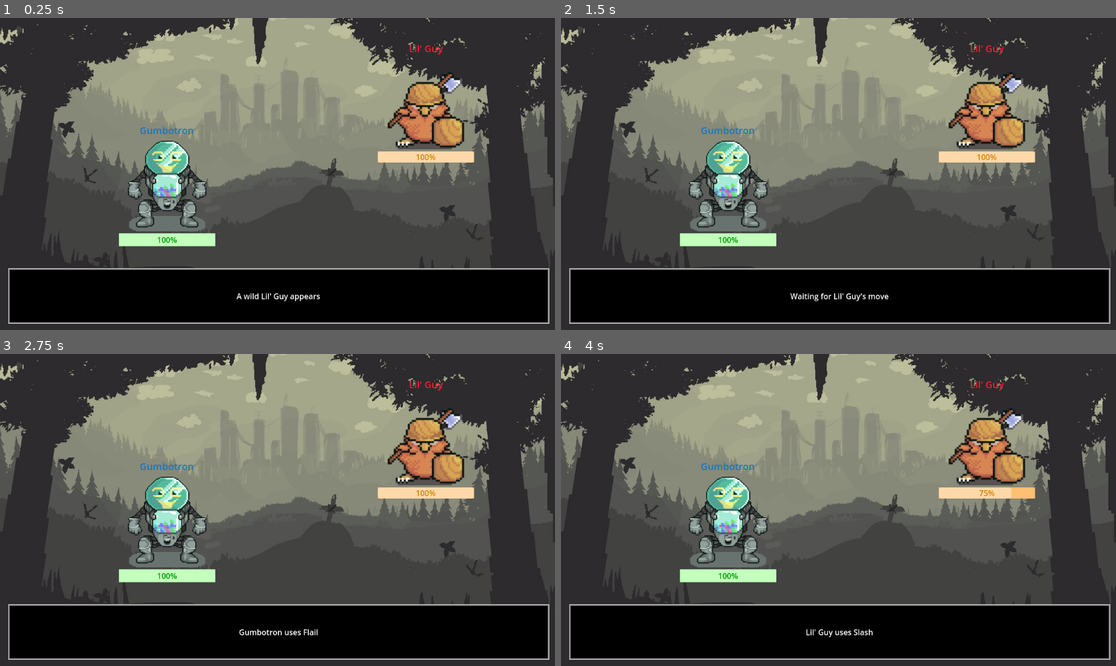
Above: before the commit, frames 1-4 (two rows, left to right).
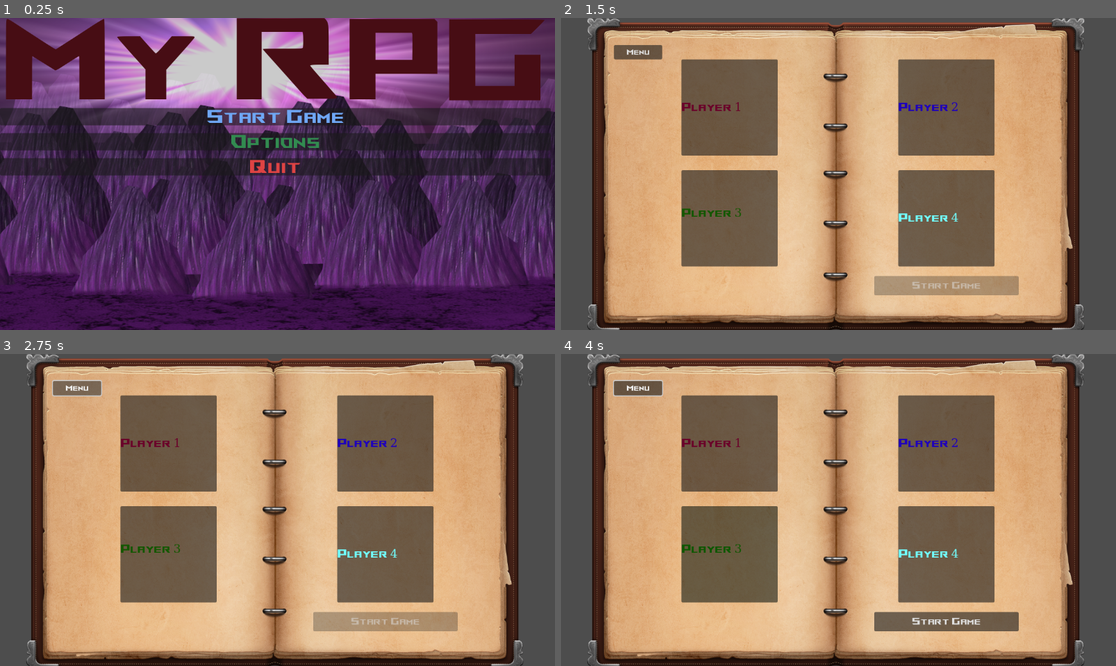
Above: after the commit, the same moments.

Repository: ajnaaa3/KTCE_RPGGame
Game: Godot game, scene res://scenes/menu.tscn
Same seed, same stepped clock (60 frames per second), same inputs: the game is played once before the commit and once after it. Before the commit the project starts from res://scenes/battle.tscn.
Inputs (mouse positions are in pixels of both pictures, inside the frame that each line leads up to):
- Up to frame 1 (0.25 s): no input
- Up to frame 2 (1.5 s): click (838, 117) at 0.5 s, where only the run after the commit has a clickable "Start Game"; click (844, 295) at 1.25 s, where only the run before the commit has a clickable "Flail"
- Up to frame 3 (2.75 s): click (77, 388) at 2 s, where only the run after the commit has a clickable "Menu"
- Up to frame 4 (4 s): move the mouse to (960, 494) at 2.77 s; click (960, 494) at 2.92 s; move the mouse to (727, 525) at 3.52 s; click (727, 525) at 3.67 s

The runs differ from the first frame. In frame 1, 95% of the frame differs, in the area x 0-100%, y 0-100%; in frame 2, 95%; in frame 3, 95%; in frame 4, 95%.

Commit message:
Changed project start scene

Diff:
--- a/project.godot
+++ b/project.godot
@@ -11,7 +11,7 @@
 [application]
 
 config/name="RPG"
-run/main_scene="uid://bvx4b1rqtup32"
+run/main_scene="uid://blhr7gqotijem"
 config/features=PackedStringArray("4.5", "Forward Plus")
 config/icon="res://icon.svg"
 
--- a/scenes/battle.tscn
+++ b/scenes/battle.tscn
@@ -178,6 +178,8 @@
 anchor_bottom = 1.0
 grow_horizontal = 2
 grow_vertical = 2
-text = "Lorem Ipsum"
+text = "According to all known laws of aviation, there is no way a bee should be able to fly.
+Its wings are too small to get its fat little body off the ground.
+The bee, of course, flies anyway because bees don't care what humans think is impossible."
 horizontal_alignment = 1
 vertical_alignment = 1
--- a/scenes/characterScreen.tscn
+++ b/scenes/characterScreen.tscn
@@ -1,10 +1,12 @@
-[gd_scene load_steps=4 format=3 uid="uid://xtaqybp11ojp"]
+[gd_scene load_steps=5 format=3 uid="uid://xtaqybp11ojp"]
 
 [ext_resource type="AudioStream" uid="uid://b0uvry4yif0tf" path="res://assets/sounds/CharacterMusic.wav" id="1_628n0"]
+[ext_resource type="Script" uid="uid://motmae062sig" path="res://scenes/characterScreen.gd" id="1_i4ucb"]
 [ext_resource type="Texture2D" uid="uid://drcyxktcwnrlk" path="res://assets/images/CharacterMenu.png" id="2_i4ucb"]
 [ext_resource type="FontFile" uid="uid://c0mwbiarmijd8" path="res://AsusRog-Regular.ttf" id="3_diyn2"]
 
 [node name="characterScreen" type="Node2D"]
+script = ExtResource("1_i4ucb")
 
 [node name="BGMMusic" type="AudioStreamPlayer2D" parent="."]
 unique_name_in_owner = true
